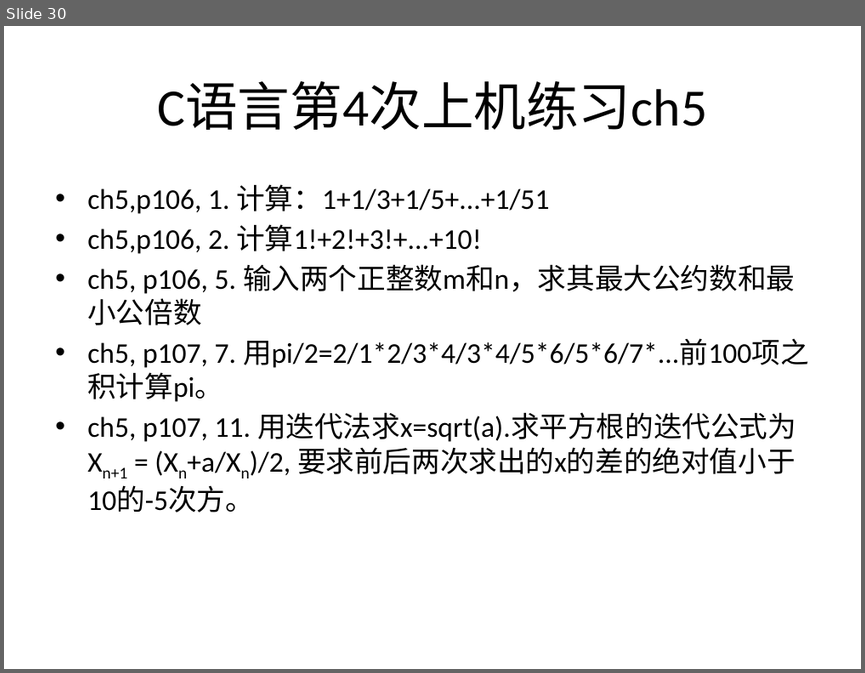
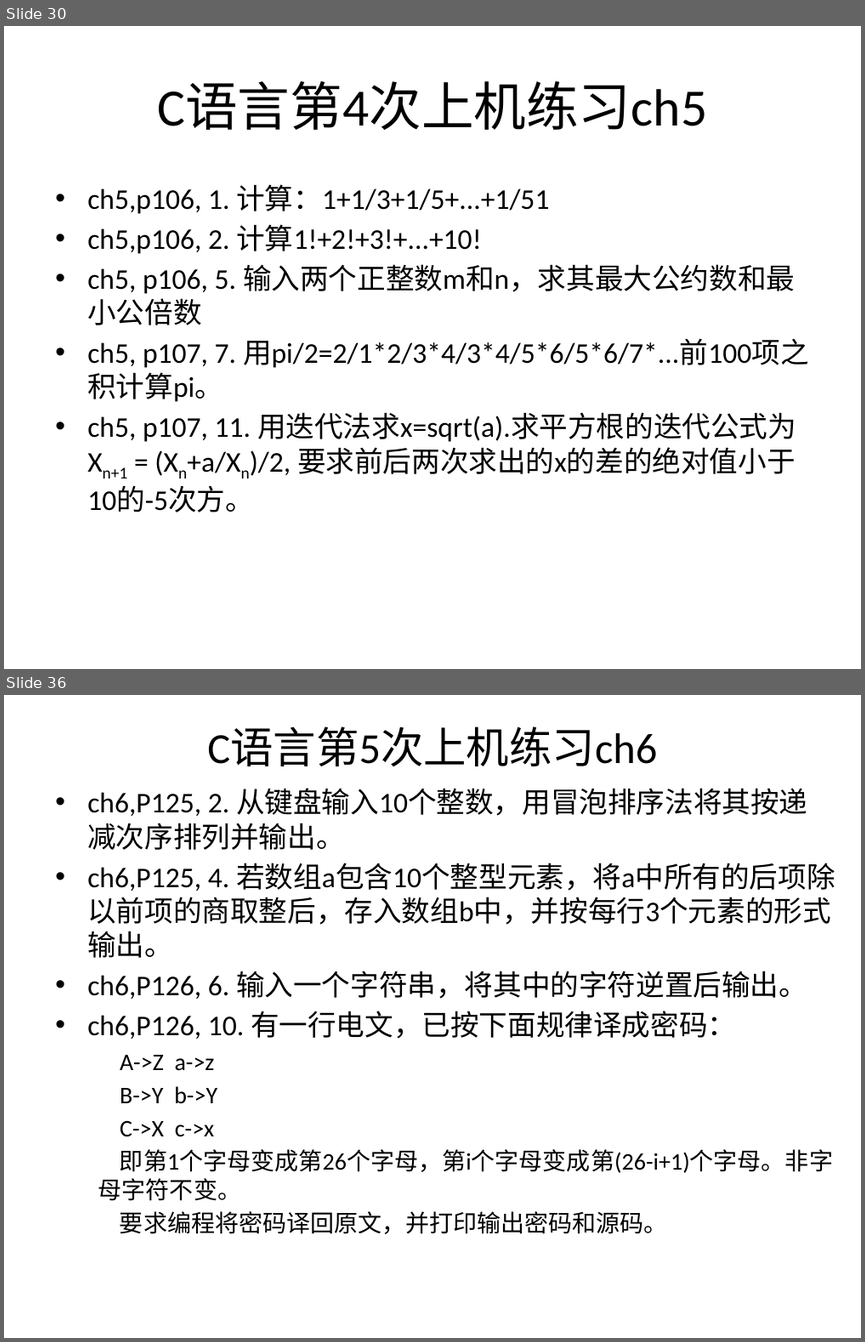
Before and after one commit to jtrfid/C-Repositories, a slide deck: 2016/上机安排.pptx. Shown one above the other, each under a label of ours: slide 30 before the commit, slides 30 and 36 after it; the slides between them are not shown. The pictures are 865x673 and 865x1342 pixels, drawn with LibreOffice and Linux fonts; fonts in the diff are those of the drawing. Boxes give left, top, right and bottom in pixels: in the first picture for what was removed or moved away, otherwise in the second. Text is boxed around its words. In the diff, an @@ line names an element or a change of style, - is before the commit and + after.

Commit message:
修订上机安排

```diff
--- a/2016/上机安排.pptx
+++ b/2016/上机安排.pptx
@@ slide 36 added at [4,695,861,1338], background #FFFFFF @@
@@ title added at [207,727,657,766], 36 pt, text #000000 @@
+C语言第5次上机练习ch6
@@ text added at [87,788,835,1234], 24 pt, text #000000 @@
+• ch6,P125, 2. 从键盘输入10个整数，用冒泡排序法将其按递减次序排列并输出。
+• ch6,P125, 4. 若数组a包含10个整型元素，将a中所有的后项除以前项的商取整后，存入数组b中，并按每行3个元素的形式输出。
+• ch6,P126, 6. 输入一个字符串，将其中的字符逆置后输出。
+• ch6,P126, 10. 有一行电文，已按下面规律译成密码：
+  A->Z a->z
+  B->Y b->Y
+  C->X c->x
+  即第1个字母变成第26个字母，第i个字母变成第(26-i+1)个字母。非字母字符不变。
+  要求编程将密码译回原文，并打印输出密码和源码。
```
Also in this commit, not shown: 3 slides changed, 5 other slides added.
